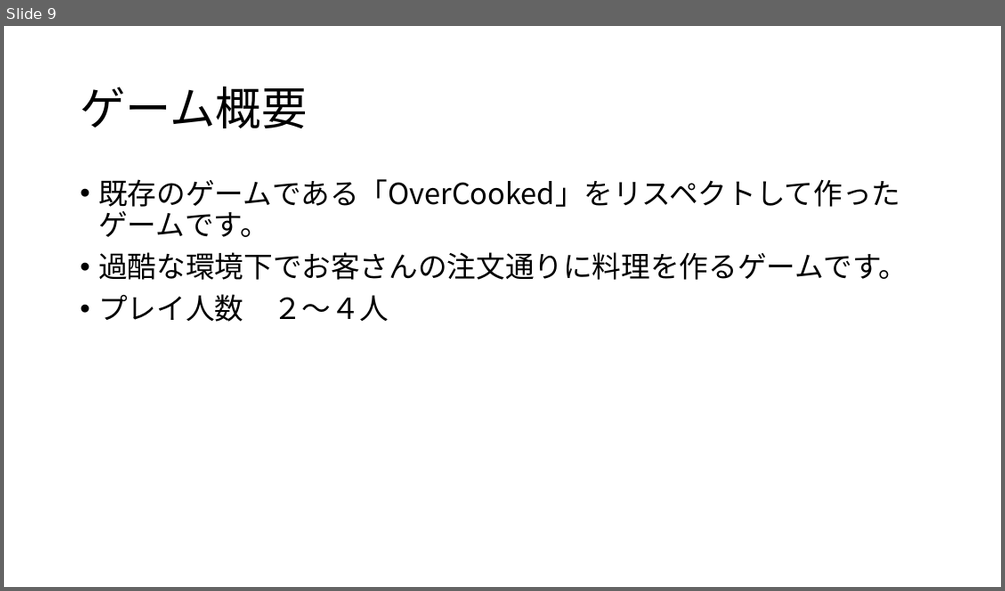
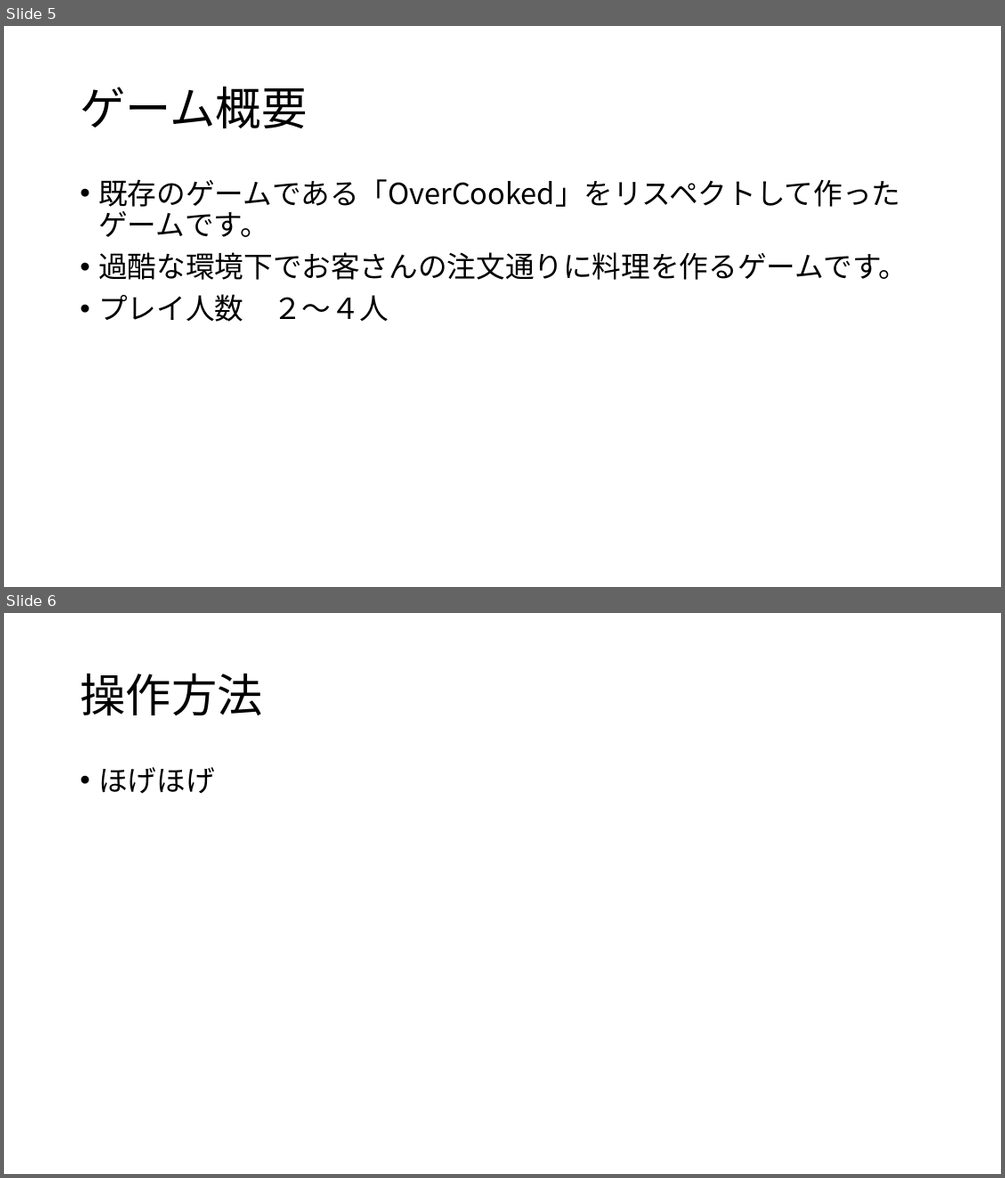
Before and after one commit to kyotento/KyotEngine, a slide deck: ポートフォリオ(仮).pptx. Shown one above the other, each under a label of ours: slide 9 before the commit, slides 5 and 6 after it. The pictures are 1005x591 and 1005x1178 pixels, drawn with LibreOffice and Linux fonts; fonts in the diff are those of the drawing. Boxes give left, top, right and bottom in pixels: in the first picture for what was removed or moved away, otherwise in the second. Text is boxed around its words. In the diff, an @@ line names an element or a change of style, - is before the commit and + after.

```diff
--- a/ポートフォリオ(仮).pptx
+++ b/ポートフォリオ(仮).pptx
@@ slide 6 added at <box>4,613,1001,1174</box>, background #FFFFFF @@
@@ title added at <box>80,673,262,715</box>, 44 pt, text #000000 @@
+操作方法
@@ text added at <box>98,767,215,794</box>, 28 pt, text #000000 @@
+• ほげほげ
@@ what was slide 9 is now slide 5 @@
```
Also in this commit, not shown: 13 other files.
